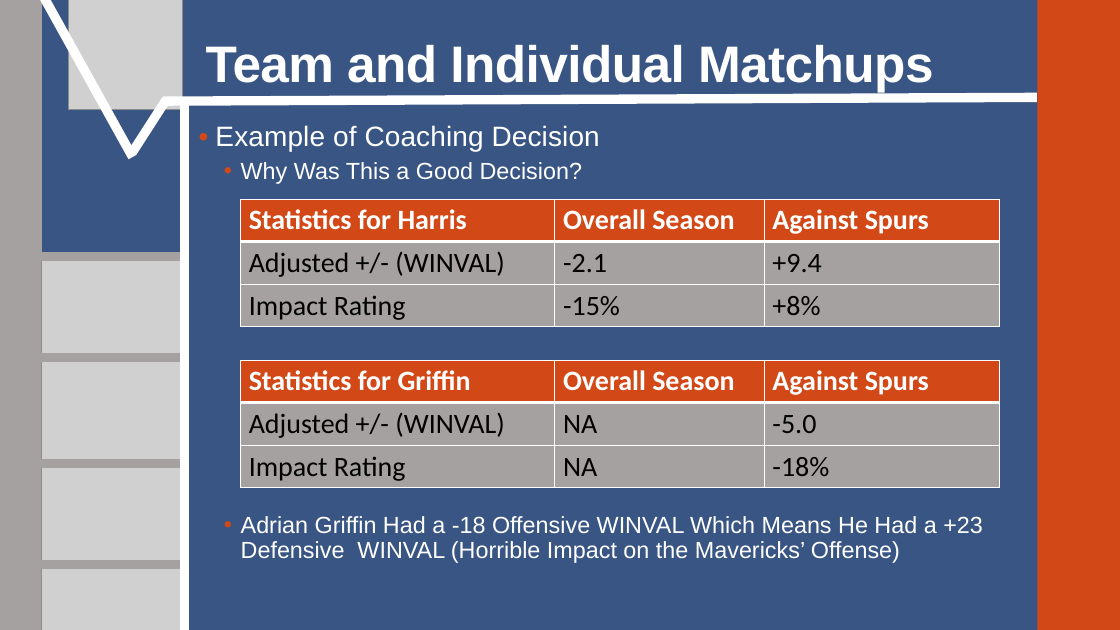
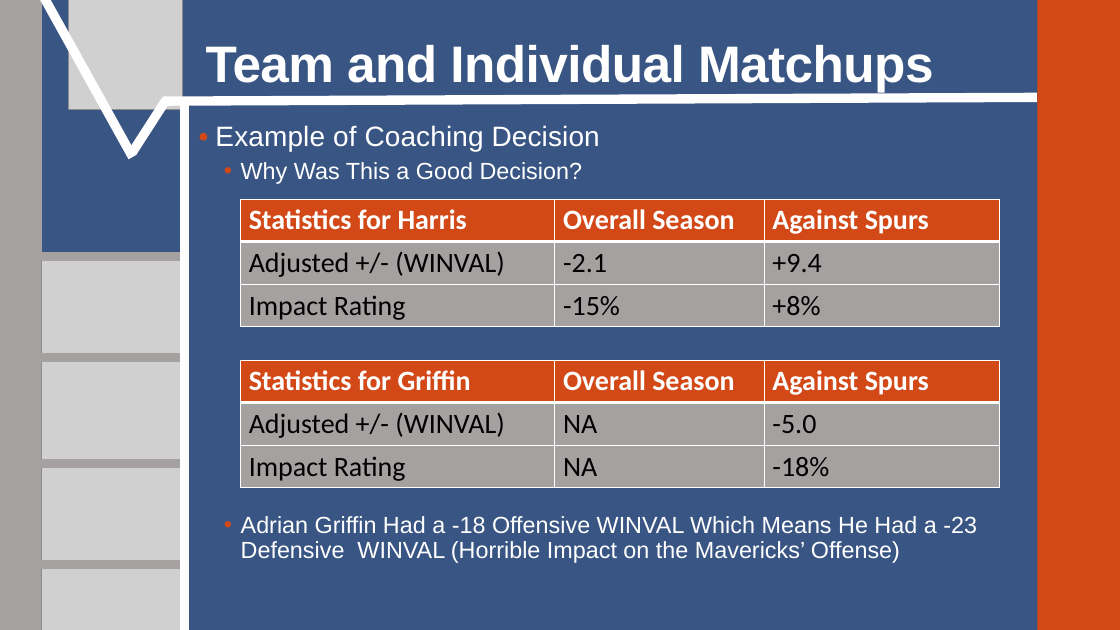
Before and after one commit to SuperMarioGiacomazzo/STOR538_WEBSITE, a slide deck: slide 11 of Slides/Basketball 3/Basketball_3_Lecture.pptx. Drawn at 1120x630 pixels with LibreOffice and Linux fonts; fonts in the diff are those of the drawing; grey boxes stand for pictures. Boxes give left, top, right and bottom in pixels: in the first picture for what was removed or moved away, otherwise in the second. Text is boxed around its words. In the diff, an @@ line names an element or a change of style, - is before the commit and + after.

```diff
--- a/Slides/Basketball 3/Basketball_3_Lecture.pptx
+++ b/Slides/Basketball 3/Basketball_3_Lecture.pptx
@@ text at (x1=241, y1=516, x2=977, y2=563): text changed @@
-  • Adrian Griffin Had a -18 Offensive WINVAL Which Means He Had a +23 Defensive WINVAL (Horrible Impact on the Mavericks’ Offense)
+  • Adrian Griffin Had a -18 Offensive WINVAL Which Means He Had a -23 Defensive WINVAL (Horrible Impact on the Mavericks’ Offense)
```
Also in this commit, not shown: 3 other slides changed, 2 other files.
